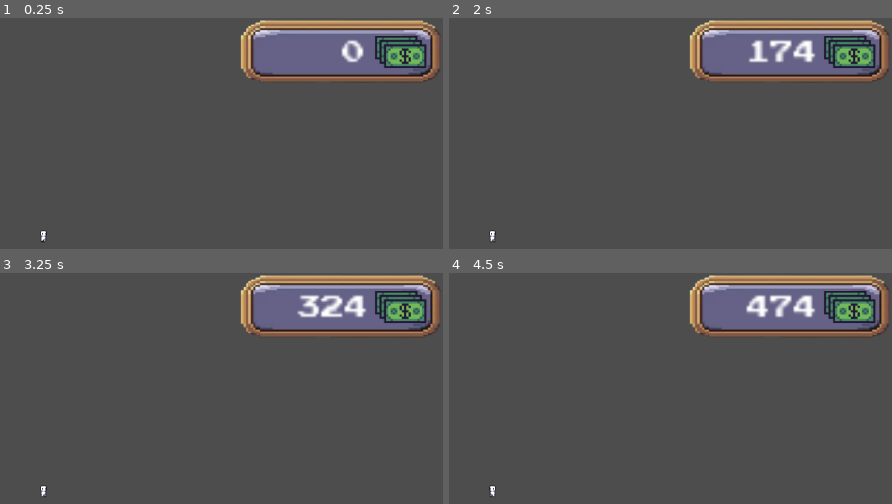
Above: before the commit, frames 1-4 (two rows, left to right).
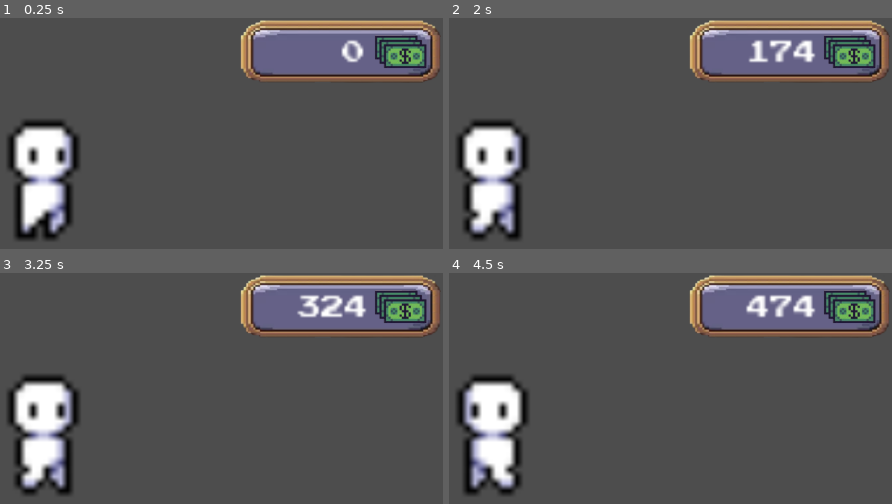
Above: after the commit, the same moments.

Repository: ggkchen/Daydream
Game: Godot game, scene res://player.tscn
The game is run twice, just before and just after one commit, with the same random seed, the same clock (stepped at 60 frames per second) and the same inputs.
Inputs:
- Up to frame 1 (0.25 s): no input
- Up to frame 2 (2 s): tap Enter (ui_accept) at 0.5, 0.77, 1.52 s; hold Right (ui_right) from 0.53 s (still down)
- Up to frame 3 (3.25 s): release Right (ui_right) at 2.03 s; hold Left (ui_left) 2.03-2.78 s; hold Right (ui_right) from 2.78 s (still down); tap Enter (ui_accept) at 3.02 s
- Up to frame 4 (4.5 s): tap Enter (ui_accept) at 3.77 s; release Right (ui_right) at 4.28 s; hold Left (ui_left) from 4.28 s (still down)

The runs differ from the first frame. In frame 1, 6.4% of the frame differs, in the area x 1-19%, y 44-97%; in frame 2, 6.3%; in frame 3, 6.3%; in frame 4, 6.3%.

Commit message:
made character bigger
a bunch of random otyher sutff appeared idk

Diff:
--- a/player.tscn
+++ b/player.tscn
@@ -103,13 +103,15 @@
 autoplay = "run"
 
 [node name="Sprite2D" type="Sprite2D" parent="PlayerAnimator"]
-position = Vector2(0, -9)
+position = Vector2(0, -89.99999)
+scale = Vector2(10, 10)
 texture = ExtResource("1_4flbx")
 region_enabled = true
 region_rect = Rect2(6.5, 6.5, 11, 18)
 
 [node name="CollisionShape2D" type="CollisionShape2D" parent="."]
-position = Vector2(0, -9)
+position = Vector2(0, -89.99999)
+scale = Vector2(10, 10)
 shape = SubResource("CapsuleShape2D_i3pqv")
 
 [node name="interface" parent="." instance=ExtResource("4_hqtel")]
Not shown, changed: Assets/Sprites/Screenshot 2025-09-27 133320 (2).png.import
Not shown, changed: Assets/Sprites/Screenshot 2025-09-27 134526.png.import
Not shown: 1 places in player.tscn that only renumber resources
